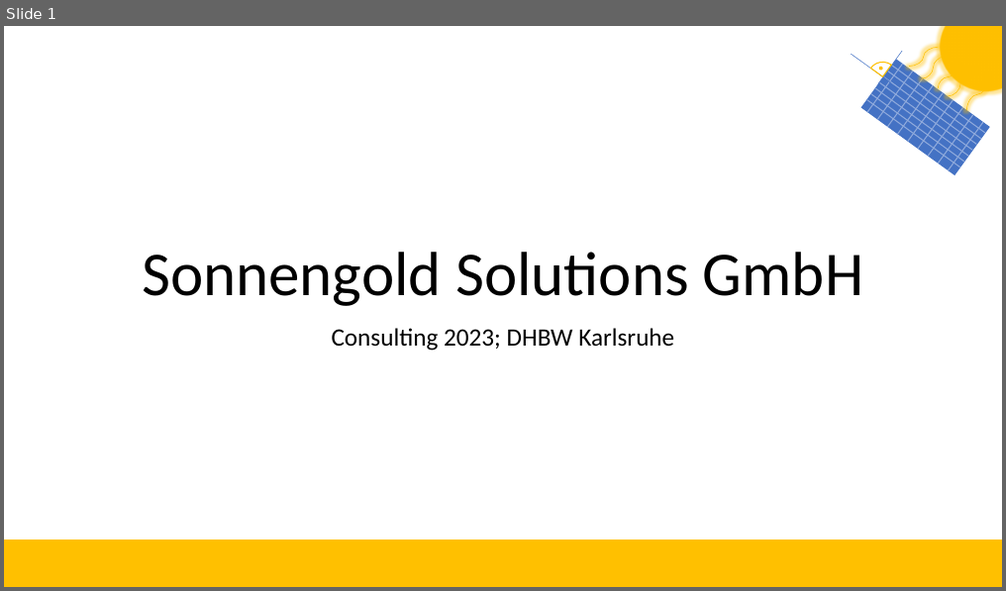
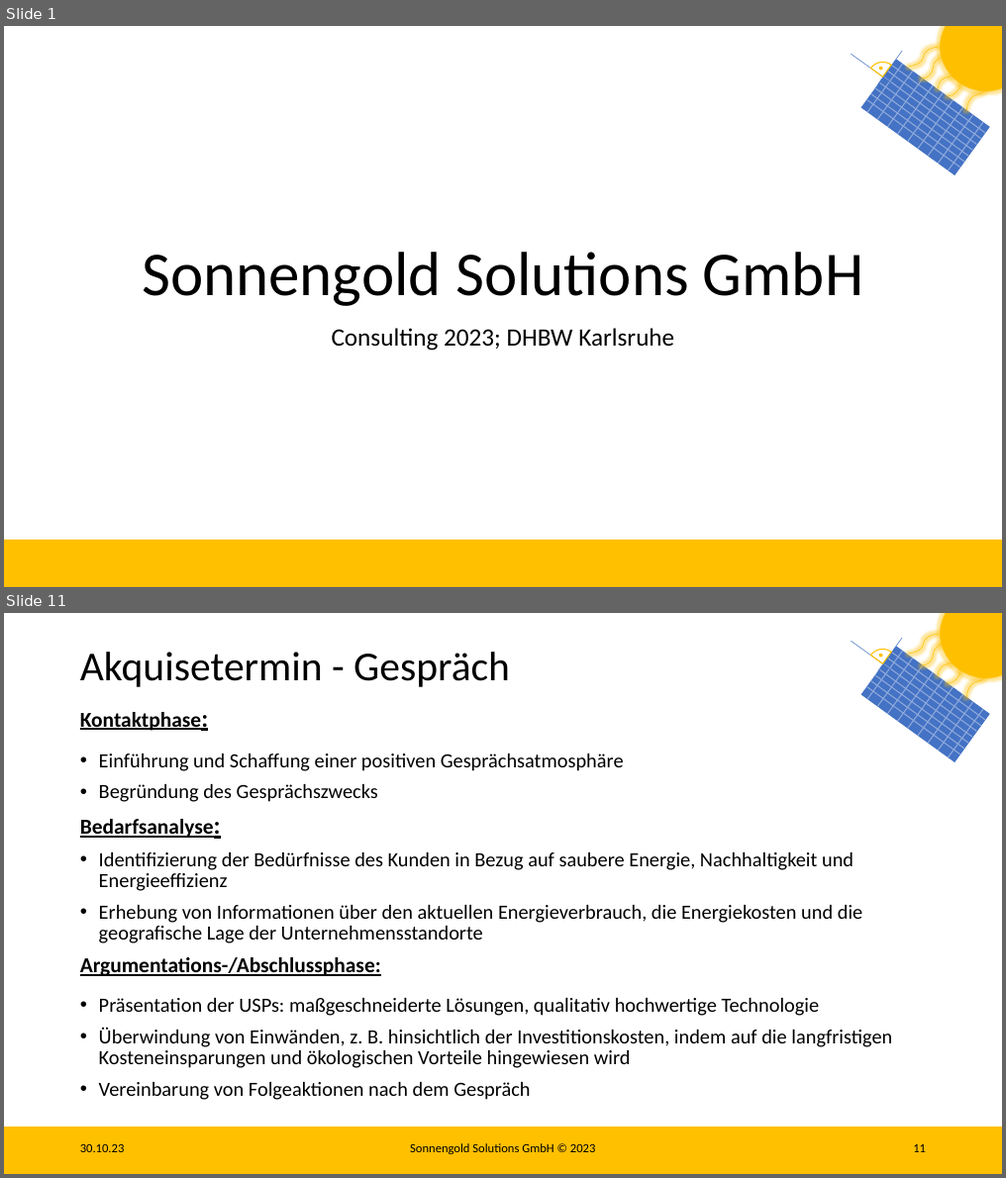
Before and after one commit to Lukas2104/sonnengold-solutions, a slide deck: ConsultingAbschlusspräsentation.pptx. Shown one above the other, each under a label of ours: slide 1 before the commit, slides 1 and 11 after it; the slides between them are not shown. The pictures are 1006x591 and 1006x1178 pixels, drawn with LibreOffice and Linux fonts; fonts in the diff are those of the drawing. Boxes give left, top, right and bottom in pixels: in the first picture for what was removed or moved away, otherwise in the second. Text is boxed around its words. In the diff, an @@ line names an element or a change of style, - is before the commit and + after.

```diff
--- a/ConsultingAbschlusspräsentation.pptx
+++ b/ConsultingAbschlusspräsentation.pptx
@@ slide 11 added at [4,613,1002,1174], background #FFFFFF; not listed: 28 template elements that a slide beside it also shows @@
@@ title added at [80,652,510,687], 39.6 pt, text #000000 @@
+Akquisetermin - Gespräch
@@ text added at [80,712,892,1100], 19.4 pt, text #000000 @@
+Kontaktphase:
+• Einführung und Schaffung einer positiven Gesprächsatmosphäre
+• Begründung des Gesprächszwecks
+Bedarfsanalyse:
+• Identifizierung der Bedürfnisse des Kunden in Bezug auf saubere Energie, Nachhaltigkeit und Energieeffizienz
+• Erhebung von Informationen über den aktuellen Energieverbrauch, die Energiekosten und die geografische Lage der Unternehmensstandorte
+Argumentations-/Abschlussphase:
+• Präsentation der USPs: maßgeschneiderte Lösungen, qualitativ hochwertige Technologie
+• Überwindung von Einwänden, z. B. hinsichtlich der Investitionskosten, indem auf die langfristigen Kosteneinsparungen und ökologischen Vorteile hingewiesen wird
+• Vereinbarung von Folgeaktionen nach dem Gespräch
@@ text added at [80,1145,125,1153], 12 pt, text #000000 @@
+30.10.23
@@ text added at [410,1144,596,1155], 12 pt, text #000000 @@
+Sonnengold Solutions GmbH © 2023
@@ page number added at [913,1145,926,1153], 12 pt, text #000000 @@
+11
```
Also in this commit, not shown: 8 slides changed, 4 other slides added.
